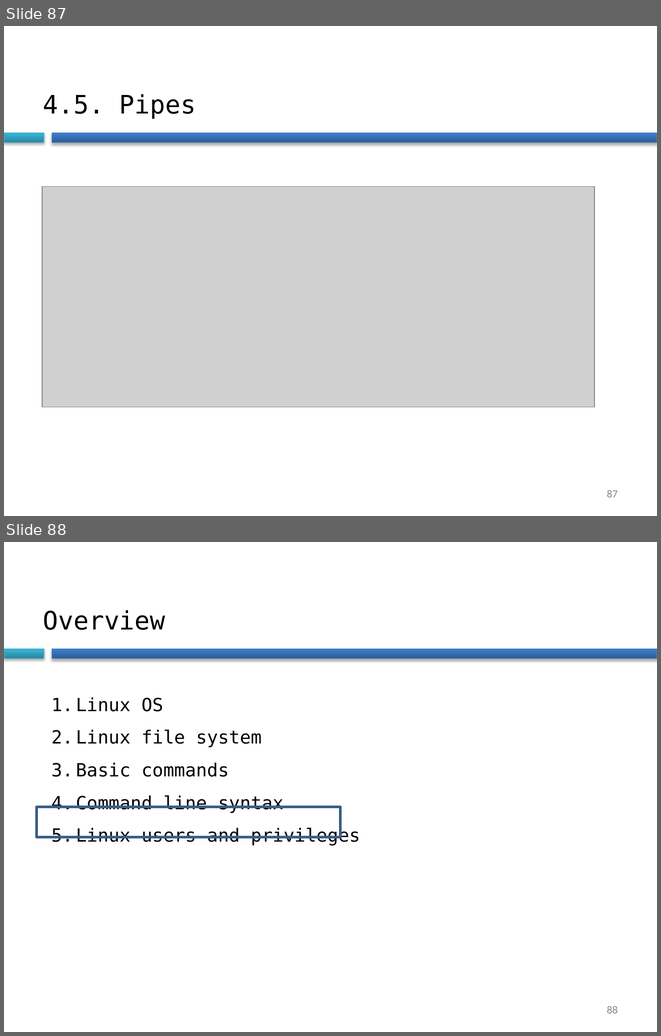
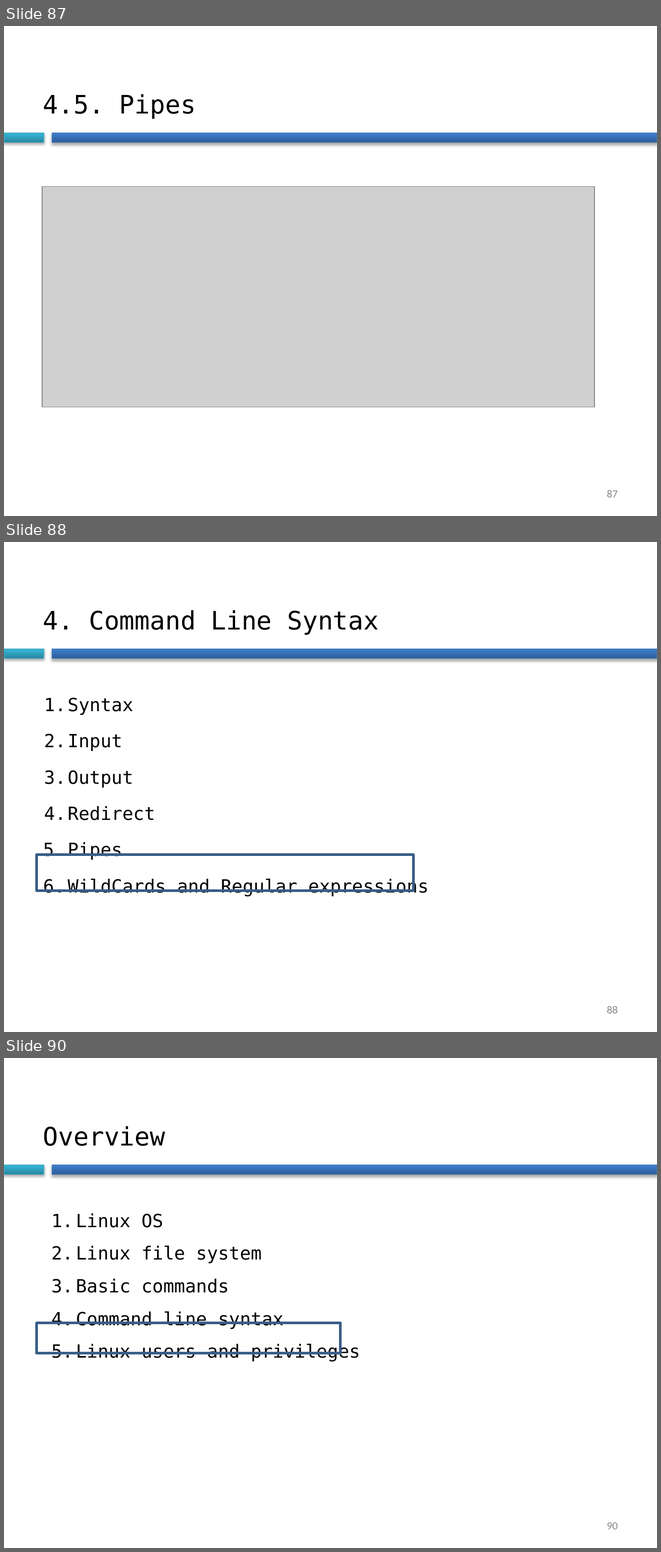
Before and after one commit to Daniel-VM/introduction_to_hpc, a slide deck: slides/linux_intro.pptx. Shown one above the other, each under a label of ours: slides 87 and 88 before the commit, slides 87, 88 and 90 after it; the slides between them are not shown. The pictures are 661x1036 and 661x1552 pixels, drawn with LibreOffice and Linux fonts; fonts in the diff are those of the drawing; grey boxes stand for pictures; background and template pictures are left out. Boxes give left, top, right and bottom in pixels: in the first picture for what was removed or moved away, otherwise in the second. Text is boxed around its words. In the diff, an @@ line names an element or a change of style, - is before the commit and + after.

```diff
--- a/slides/linux_intro.pptx
+++ b/slides/linux_intro.pptx
@@ slide 88 added at [4, 542, 657, 1032], background #FFFFFF; not listed: 2 template elements that a slide beside it also shows @@
@@ title added at [43, 610, 379, 635], 28 pt, text #000000 @@
+4. Command Line Syntax
@@ text added at [44, 697, 429, 897], 20 pt, text #000000 @@
+1. Syntax
+2. Input
+3. Output
+4. Redirect
+5. Pipes
+6. WildCards and Regular expressions
@@ rectangle added at [37, 854, 413, 891], outline #395E89 3 pt @@
@@ page number added at [607, 1006, 618, 1013], 12 pt, text #888888 @@
+88
@@ what was slide 88 is now slide 90 @@
@@ page number at [607, 1522, 618, 1529]: text changed @@
-88
+90
```
Also in this commit, not shown: 5 slides changed, 1 other slide added, 1 other file.
